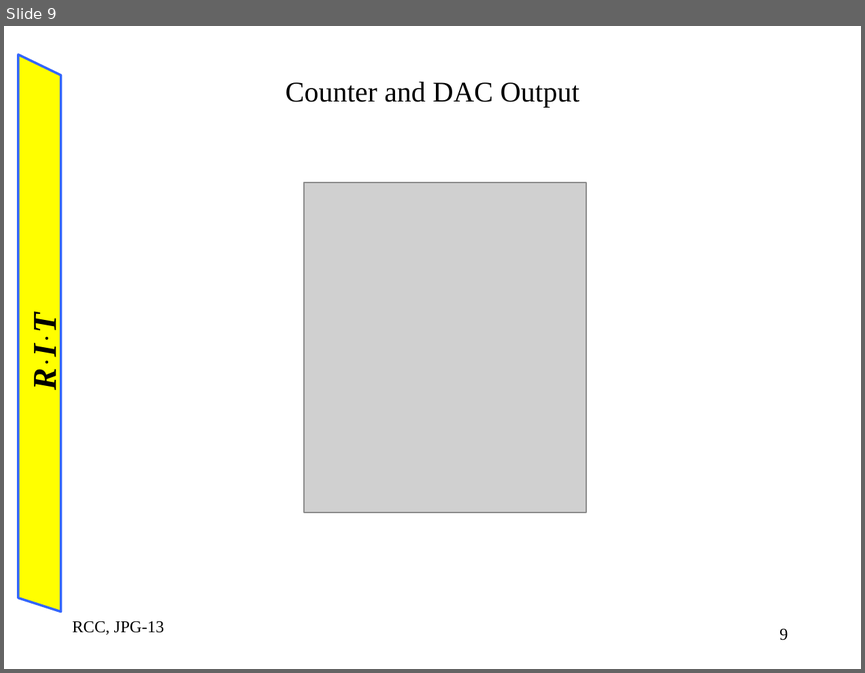
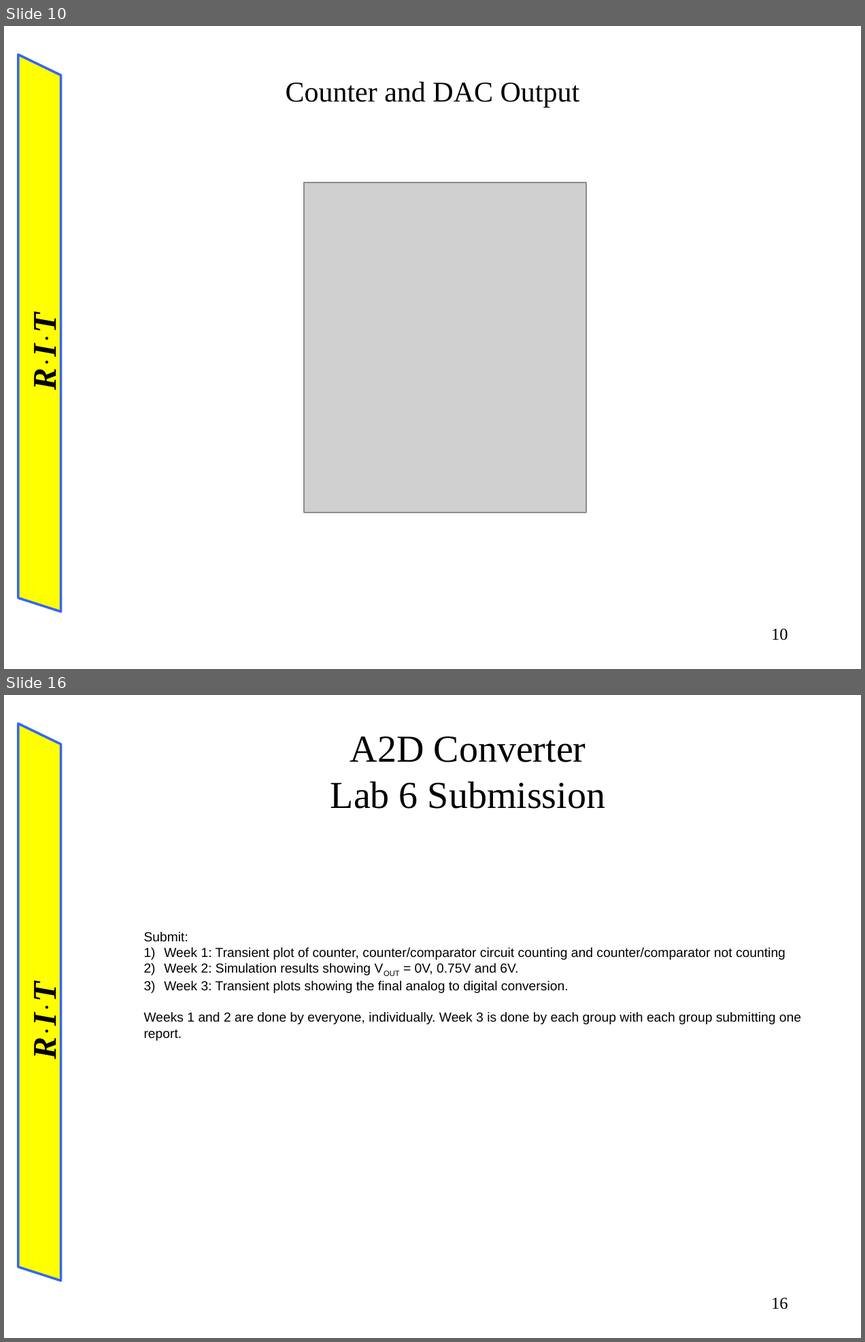
Before and after one commit to blizzardfinnegan/rit2195Notes, a slide deck: EEET-222-03/lab6/lab6.ppt. Shown one above the other, each under a label of ours: slide 9 before the commit, slides 10 and 16 after it; the slides between them are not shown. The pictures are 865x673 and 865x1342 pixels, drawn with LibreOffice and Linux fonts; fonts in the diff are those of the drawing; grey boxes stand for pictures. Boxes give left, top, right and bottom in pixels: in the first picture for what was removed or moved away, otherwise in the second. Text is boxed around its words. In the diff, an @@ line names an element or a change of style, - is before the commit and + after.

```diff
--- a/EEET-222-03/lab6/lab6.ppt
+++ b/EEET-222-03/lab6/lab6.ppt
@@ slide 16 added at <box>4,695,861,1338</box>, background #FFFFFF; not listed: 2 template elements that a slide beside it also shows @@
@@ title added at <box>330,736,605,809</box>, 32 pt, text #000000 @@
+A2D Converter
+Lab 6 Submission
@@ text added at <box>144,932,801,1040</box>, 11 pt, text #000000 @@
+Submit:
+1) Week 1: Transient plot of counter, counter/comparator circuit counting and counter/comparator not counting
+2) Week 2: Simulation results showing VOUT = 0V, 0.75V and 6V.
+3) Week 3: Transient plots showing the final analog to digital conversion.
+Weeks 1 and 2 are done by everyone, individually. Week 3 is done by each group with each group submitting one report.
@@ page number added at <box>771,1297,788,1309</box>, 14 pt, text #000000 @@
+16
@@ what was slide 9 is now slide 10 @@
@@ slide 10 changed as well @@
@@ text removed at <box>72,620,164,635</box> @@
-RCC, JPG-13
@@ page number at <box>771,628,788,640</box>: text changed @@
-9
+10
```
Also in this commit, not shown: 12 other slides changed, 2 other slides added, 1 slide removed, 51 other files.
